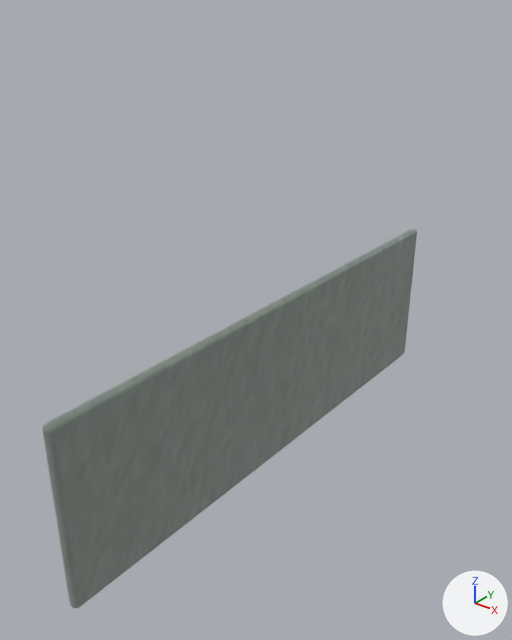
A saved change to the glTF model Content/Models/Imported/militia_sedan/lod0-m0-p1.glb.
One viewpoint serves both versions: a 50 mm camera at (-0.043, -1.463, 1.526) aimed at (-0.89, -0.404, 0.869). The lights are fixed; the arrows at lower right show +X, +Y and +Z. The older version comes first. Vertices at exactly the same position are counted once.

Before the edit, the objects in view are built like this:
```python
me_mesh_0 = bpy.data.meshes.new('Mesh_0')
me_mesh_0.from_pydata(...)  # 44 vertices, 84 faces; spans x -0.898..-0.873, y -0.945..0.305, z 0.49..0.89
me_mesh_0.materials.append(mat_material_0)  # picture img_image_0
ob_mesh_0 = bpy.data.objects.new('Mesh_0', me_mesh_0)
ob_mesh_0.location = (0.0, 0.0, 0.0)
```
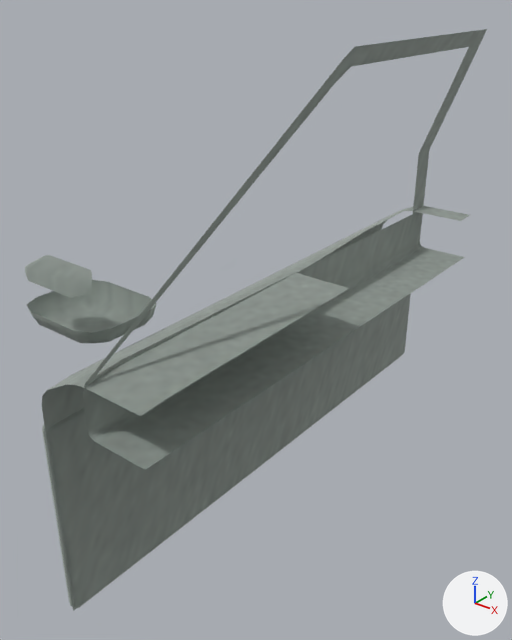
Where the change shows, as pixel boxes [x1, y1, x2, y2] in the pictures (512 x 640 px):
'Mesh_0', reshaped (23% wider, 53% taller)
    before: [42, 229, 417, 608]
    after: [25, 29, 487, 611]
part 1 of me_mesh_0, added
    after: [42, 206, 470, 611]
part 2 of me_mesh_0, added
    after: [83, 29, 487, 470]
part 3 of me_mesh_0, added
    after: [26, 280, 156, 344]
part 4 of me_mesh_0, added
    after: [25, 255, 92, 298]

What the commit changed:
me_mesh_0 is used by ob_mesh_0; location (0.0, 0.0, 0.0).
me_mesh_0 had 44 vertices, 84 faces and spanned x -0.898..-0.873, y -0.945..0.305, z 0.49..0.89.
me_mesh_0 now has 241 vertices, 303 faces and spans x -1.059..-0.65, y -0.946..0.305, z 0.49..1.425.
me_mesh_0 part 1: a new loose piece of 77 vertices spanning x -0.88..-0.65, y -0.946..0.095, z 0.495..1.025, in mat_material_0 (picture img_image_0).
me_mesh_0 part 2: a new loose piece of 57 vertices spanning x -0.77..-0.65, y -0.946..0.095, z 0.92..1.425, in mat_material_0 (picture img_image_0).
me_mesh_0 part 3: a new loose piece of 40 vertices spanning x -1.059..-0.861, y -0.854..-0.686, z 0.975..1.017, in mat_material_0 (picture img_image_0).
me_mesh_0 part 4: a new loose piece of 23 vertices spanning x -1.043..-0.877, y -0.85..-0.806, z 1.072..1.105, in mat_material_0 (picture img_image_0).
